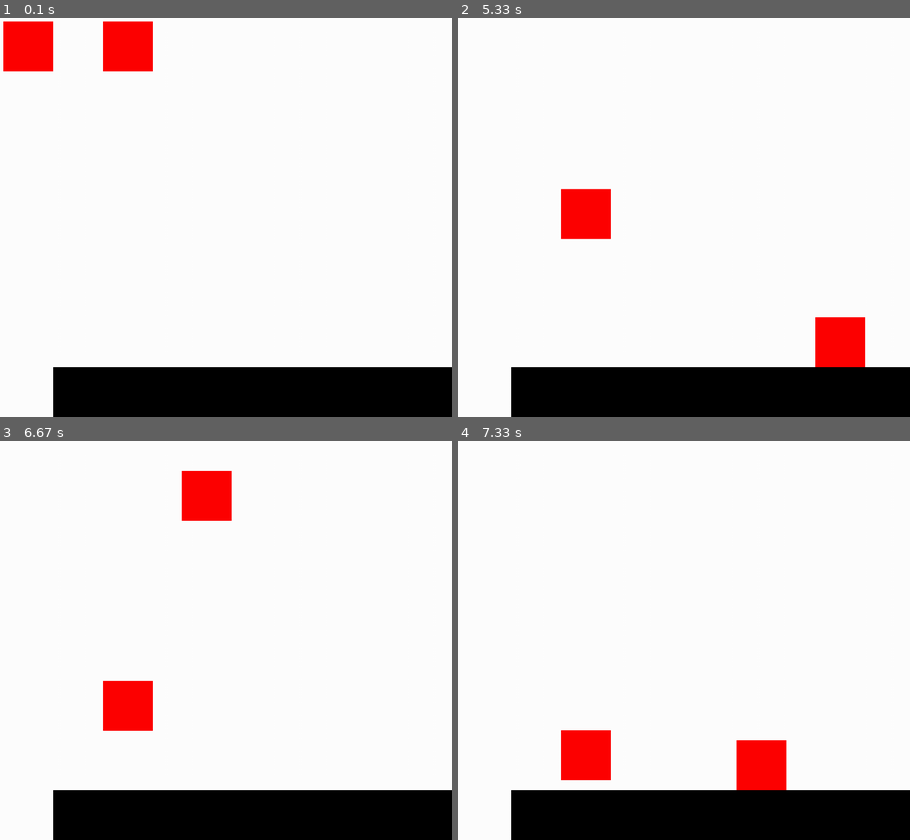
Above: before the commit, frames 1-4 (two rows, left to right).
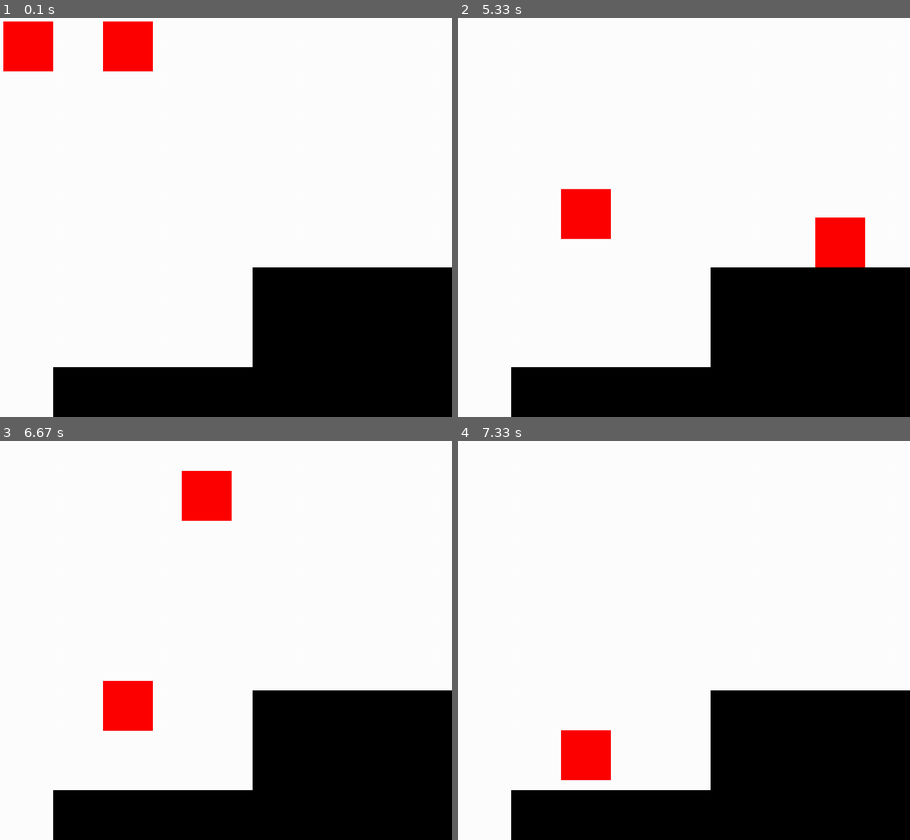
Above: after the commit, the same moments.

Repository: Ironislife98/physics
Game: pygame game, started from EarthGravityPhysicsExample.py
Two runs of this game, one before a commit and one after it. Both use one fixed random seed, a clock stepped at 60 frames per second and the inputs below.
Inputs (mouse positions are in pixels of both pictures, inside the frame that each line leads up to):
- Up to frame 1 (0.1 s): no input
- Up to frame 2 (5.33 s): click (661, 193) at 0.38 s; click (711, 293) at 0.72 s; tap Space at 1 s; click (530, 25) at 1.38 s; click (638, 309) at 1.72 s; click (851, 361) at 2.05 s; click (760, 157) at 2.38 s; click (815, 181) at 2.72 s; click (503, 133) at 3.05 s; click (774, 81) at 3.38 s; click (516, 165) at 3.72 s; click (552, 157) at 4.05 s; click (765, 133) at 4.38 s; click (611, 177) at 4.72 s; click (815, 301) at 5.05 s
- Up to frame 3 (6.67 s): click (348, 648) at 5.38 s; click (108, 724) at 5.72 s; click (226, 736) at 6.05 s; click (180, 464) at 6.38 s
- Up to frame 4 (7.33 s): click (842, 668) at 6.72 s; click (738, 772) at 7.05 s

The runs differ from the first frame. In frame 1, 11% of the frame differs, in the area x 55-100%, y 62-88%; in frame 2, 12%, in the area x 55-100%, y 50-88%; in frame 3, 11%; in frame 4, 11%.

Commit message:
Refactored into classes

Diff:
--- a/EarthGravityPhysicsExample.py
+++ b/EarthGravityPhysicsExample.py
@@ -1,8 +1,8 @@
 import pygame
-import SmallObject
-import time
+from pygame import Rect
 import Physics2D
 import Collision2D
+from objectClasses import physicsObject
 
 pygame.init()
 
@@ -10,13 +10,39 @@
 win = pygame.display.set_mode((WIDTH, HEIGHT))
 pygame.display.set_caption("Physics Example")
 
-obj1 = SmallObject.smallObject(100, 100, 100, 100, 100000, color=(255, 0, 0))
-obj2 = SmallObject.smallObject(200, 800, 1000, 1000, 100000000, name="Ground1")
-obj3 = SmallObject.smallObject(300, 100, 100, 100, 100000, color=(255, 0, 0))
 
+groundObjects = []
+
+
+class smallObject(physicsObject):
+    def __init__(self, x, y, width, height, mass, name="smallObject", color=(0, 0, 0)):
+        super().__init__(x, y, width, height, mass, name)
+        self.jumping = True
+        self.color = color
+
+    def draw(self, surface):
+        self.rect = Rect(self.vector.x, self.vector.y, self.width, self.height)
+        pygame.draw.rect(surface, self.color, self.rect)
+
+
+obj1 = smallObject(100, 100, 100, 100, 100000, color=(255, 0, 0))
+obj2 = smallObject(200, 800, 1000, 1000, 100000000, name="Ground1")
+obj3 = smallObject(300, 100, 100, 100, 100000, color=(255, 0, 0))
+obj4 = smallObject(600, 600, 1000, 1000, 100000000)
+
+groundObjects.append(obj2)
+groundObjects.append(obj4)
 
 gravObject = Physics2D.Gravity(windowHeight=HEIGHT)
 gravObject.precomputeGround([obj2.rect])
+
+
+def jump():
+    if not obj1.spacebarPressed:
+        obj1.jumping = True
+        obj1.spacebarPressed = True
+
+
 
 run = True
 while run:
@@ -30,17 +56,19 @@
     obj2.draw(win)
     obj1.draw(win)
     obj3.draw(win)
+    obj4.draw(win)
 
-    collide = Collision2D.detectCollision(obj1, [obj2])
+    collide = Collision2D.detectCollision(obj1, groundObjects)
     if collide[0] and obj1.jumping:
         obj1.rect.bottom = collide[1].rect.top
         obj1.vector.y = obj1.rect.top
         obj1.jumping = False
+        obj1.spacebarPressed = False
     elif not collide[0] and obj1.jumping:
         movetowards = gravObject.update(obj1.rb.mass, obj2.rb.mass, pygame.math.Vector2(obj1.vector.x, obj1.vector.y), obj2.vector)
         obj1.vector.y = movetowards.y
 
-    collide = Collision2D.detectCollision(obj3, [obj2])
+    collide = Collision2D.detectCollision(obj3, groundObjects)
     if collide[0] and obj3.jumping:
         obj3.rect.bottom = collide[1].rect.top
         obj3.vector.y = obj3.rect.top
@@ -49,6 +77,9 @@
         movetowards = gravObject.update(obj3.rb.mass, obj2.rb.mass, pygame.math.Vector2(obj3.vector.x, obj3.vector.y), obj2.vector)
         obj3.vector.y = movetowards.y
 
+    if pygame.key.get_pressed()[pygame.K_SPACE]:
+        jump()
+
     if pygame.mouse.get_pressed()[0]:
         obj1.vector.xy = pygame.mouse.get_pos()
         obj1.jumping = True
--- a/Physics2D.py
+++ b/Physics2D.py
@@ -64,7 +64,6 @@
             # force = (G * largeMass) / distance
         except ZeroDivisionError:
             force = 0
-        # print(f"Force: {force}, Distance: {distance}")
         if not self.autoGenerateGround:
             return smallVector.move_towards(largeVector, force)
         else:
--- a/SmallObject.py
+++ /dev/null
@@ -1,21 +0,0 @@
-from pygame.math import Vector2
-import pygame
-from Physics2D import RigidBody2D
-
-
-# All objects need a .name
-class smallObject:
-    def __init__(self, x, y, width, height, mass, name="smallObject", color=(0, 0, 0)):
-        self.vector = Vector2(x, y)
-        self.width = width
-        self.height = height
-        self.rect = pygame.Rect(self.vector.x, self.vector.y, self.width, self.height)
-        self.color = color
-        self.rb = RigidBody2D(mass)
-        self.name = name
-        self.jumping = True
-
-    def draw(self, surface):
-        self.rect = pygame.Rect(self.vector.x, self.vector.y, self.width, self.height)
-        self.bottom = pygame.math.Vector2(self.rect.centerx, self.rect.bottom)
-        pygame.draw.rect(surface, self.color, self.rect)
--- /dev/null
+++ b/objectClasses.py
@@ -0,0 +1,24 @@
+from pygame import Rect
+from pygame.math import Vector2
+from Physics2D import RigidBody2D
+
+
+class physicsObject:
+    def __init__(self, x: float, y: float, width: int, height: int, mass: int, name: str):
+        """
+        All Physics effected objects require x, y, width, height, name and mass.
+        This is the bare bones values needed for physics calculations.
+        Currently there is no support for objects other then rectangles.
+        :param x:
+        :param y:
+        :param width:
+        :param height:
+        :param name:
+        :param mass:
+        """
+        self.vector = Vector2(x, y)
+        self.width = width
+        self.height = height
+        self.rect = Rect(self.vector.x, self.vector.y, self.width, self.height)
+        self.name = name
+        self.rb = RigidBody2D(int(mass))
